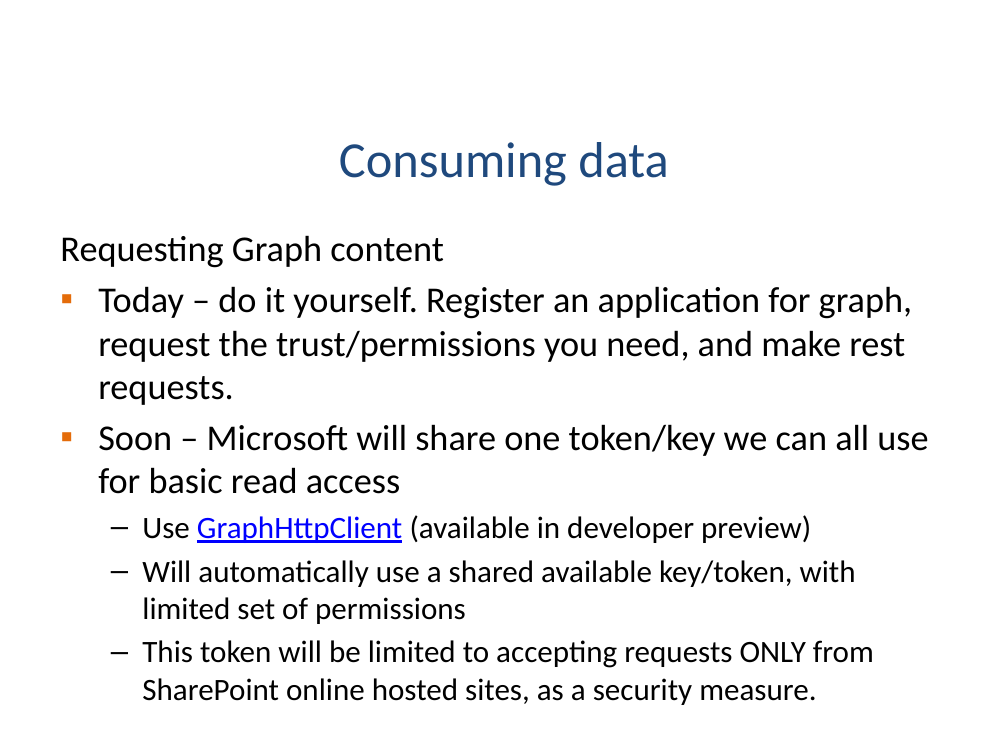
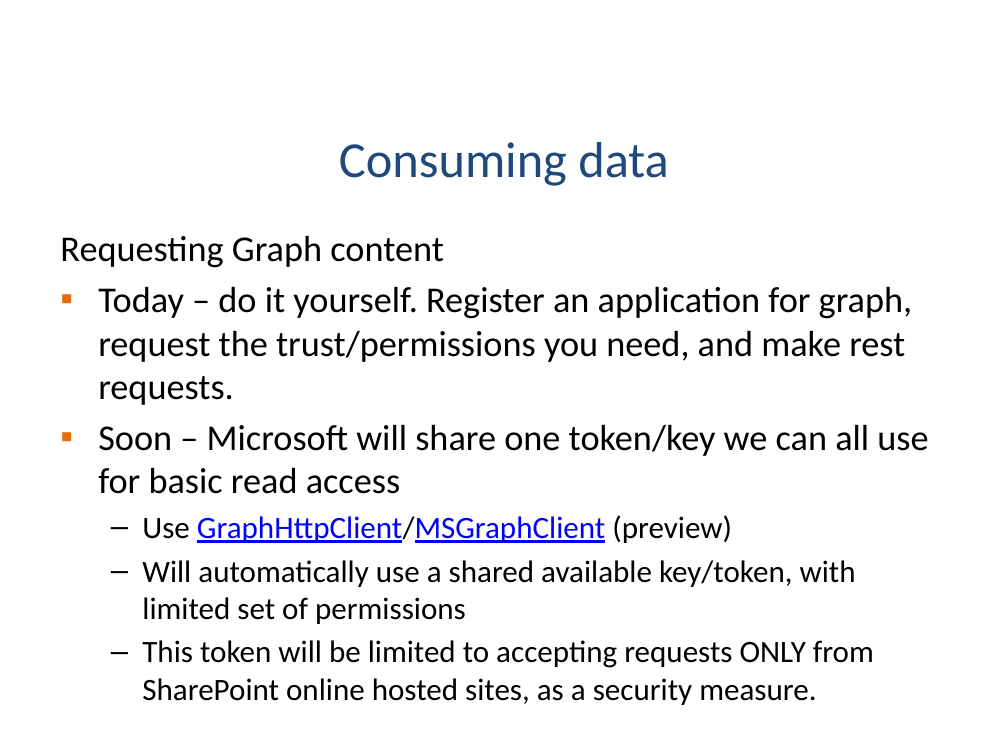
Before and after one commit to KWizCom/SPFxDemo, a slide deck: slide 59 of SPFx ISV Insight.pptx. Drawn at 1008x756 pixels with LibreOffice and Linux fonts; fonts in the diff are those of the drawing; background and template pictures are left out. Boxes give left, top, right and bottom in pixels: in the first picture for what was removed or moved away, otherwise in the second. Text is boxed around its words. In the diff, an @@ line names an element or a change of style, - is before the commit and + after.

```diff
--- a/SPFx ISV Insight.pptx
+++ b/SPFx ISV Insight.pptx
@@ text at box(142, 515, 732, 543): text changed; text colour #000000 to #0000FF @@
-  – Use GraphHttpClient (available in developer preview)
+  – Use GraphHttpClient/MSGraphClient (preview)
```
Also in this commit, not shown: 11 other slides changed.
